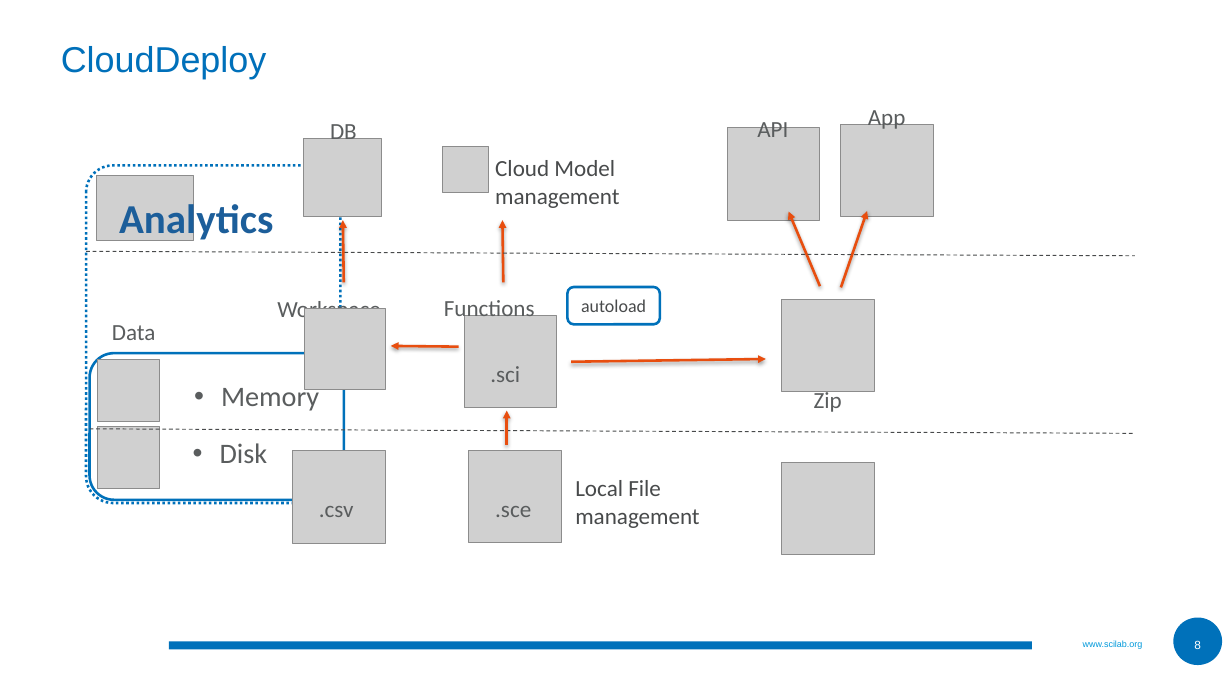
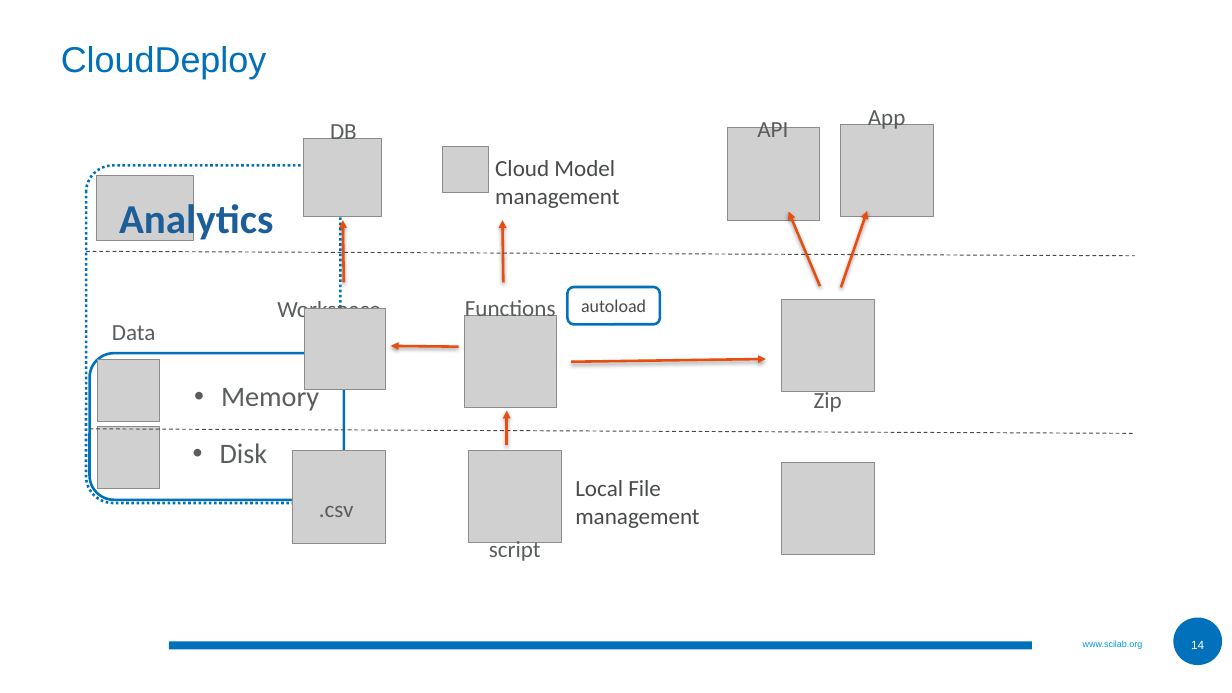
Before and after one commit to slevin48/analytics-server, a slide deck: slide 14 of Analytics.pptx (slide 8 before the commit). Drawn at 1232x693 pixels with LibreOffice and Linux fonts; fonts in the diff are those of the drawing; grey boxes stand for pictures; background and template pictures are left out. Boxes give left, top, right and bottom in pixels: in the first picture for what was removed or moved away, otherwise in the second. Text is boxed around its words. In the diff, an @@ line names an element or a change of style, - is before the commit and + after.

```diff
--- a/Analytics.pptx
+++ b/Analytics.pptx
@@ text "Functions": place and size @@
-text "Functions" at <box>444,300,535,323</box>
+text "Functions" at <box>465,300,556,322</box>
@@ text removed at <box>490,366,520,382</box> @@
-.sci
@@ text at <box>489,537,541,561</box>: text changed @@
-.sce
+script
@@ page number at <box>1191,641,1204,649</box>: text changed @@
-8
+14
```
Also in this commit, not shown: 5 other slides changed, 10 slides added, 4 slides removed, 6 other files.
